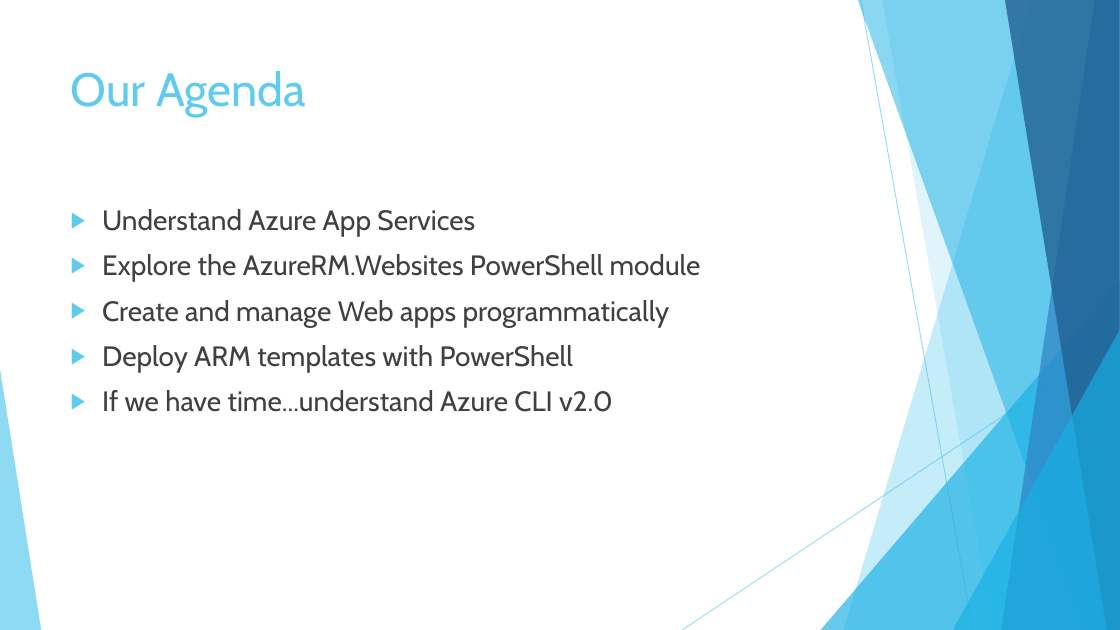
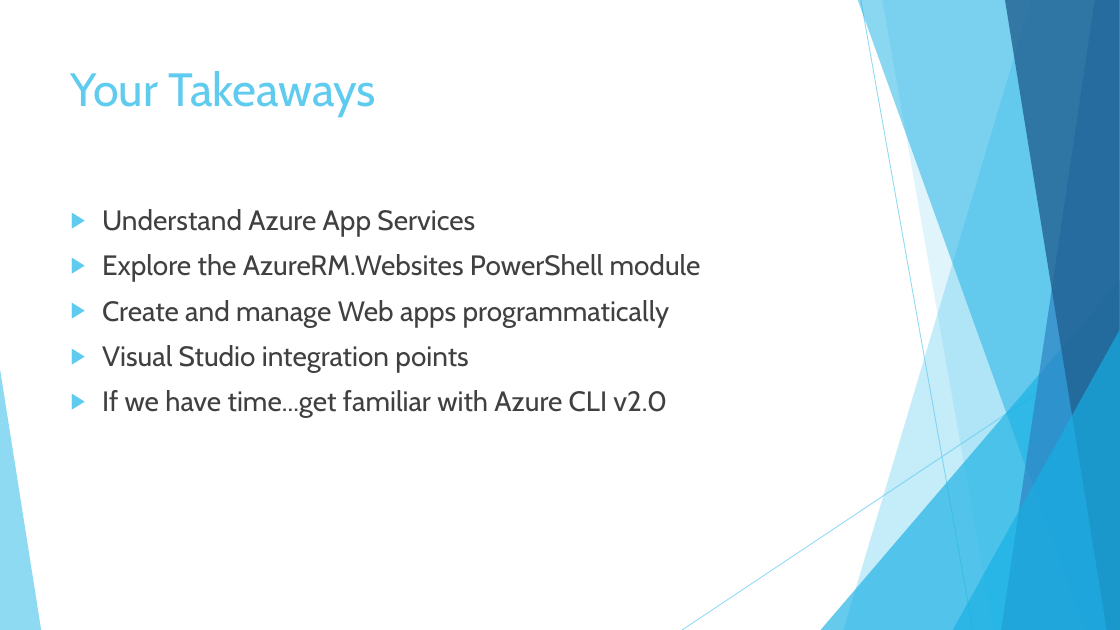
Before and after one commit to timothywarner/webapp, a slide deck: slide 2 of warner-manage-azure-webapps.pptx. Drawn at 1120x630 pixels with LibreOffice and Linux fonts; fonts in the diff are those of the drawing. Boxes give left, top, right and bottom in pixels: in the first picture for what was removed or moved away, otherwise in the second. Text is boxed around its words. In the diff, an @@ line names an element or a change of style, - is before the commit and + after.

Commit message:
Edit PPT

```diff
--- a/warner-manage-azure-webapps.pptx
+++ b/warner-manage-azure-webapps.pptx
@@ title at (71, 71, 377, 118): text changed @@
-Our Agenda
+Your Takeaways
@@ text at (102, 345, 667, 418): text changed @@
-▶ Deploy ARM templates with PowerShell
-▶ If we have time...understand Azure CLI v2.0
+▶ Visual Studio integration points
+▶ If we have time...get familiar with Azure CLI v2.0
```
Also in this commit, not shown: 4 other slides changed, 7 slides added, 1 slide removed, 1 other file.
